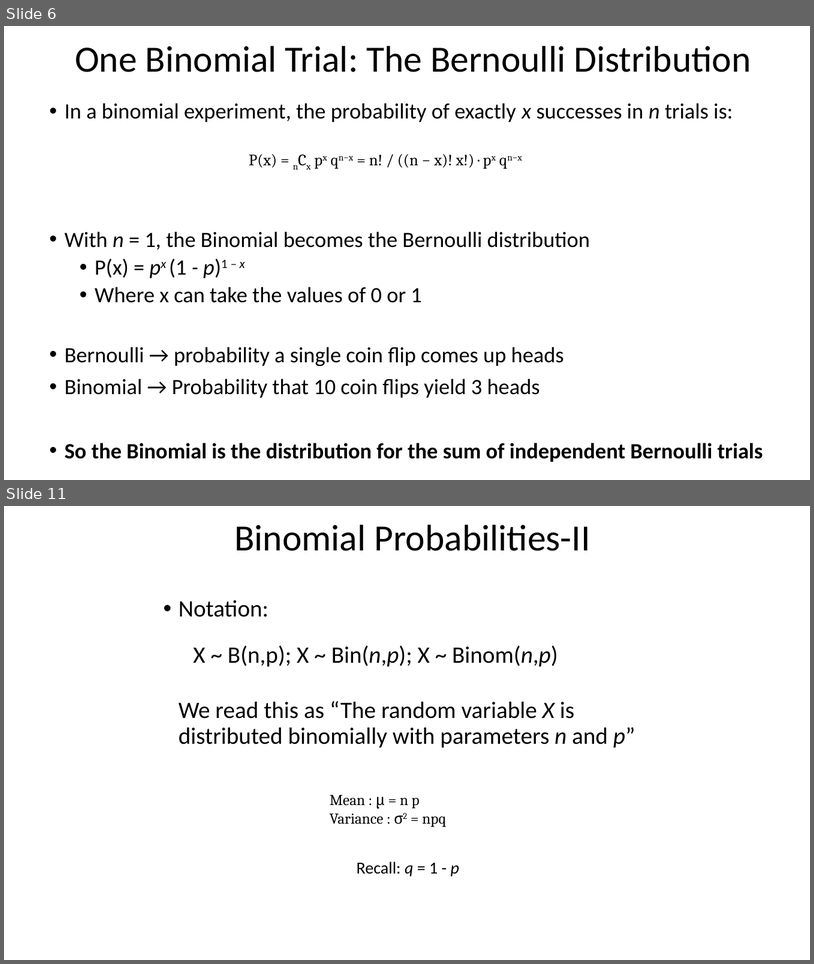
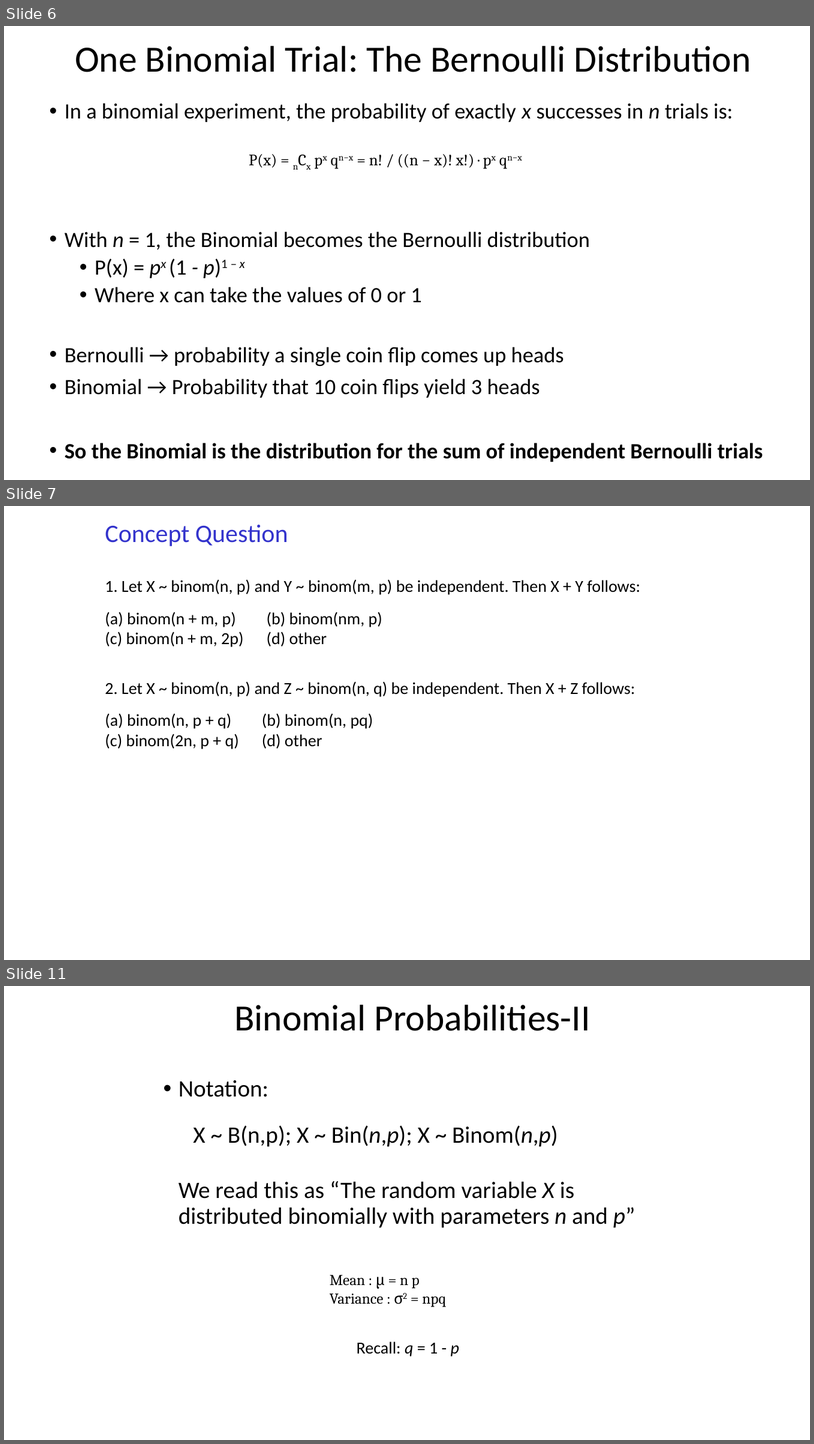
Before and after one commit to taaltree/FW536, a slide deck: Day1_Probability/FW536_Day1_Afternoon Distributions I_accessible.pptx. Shown one above the other, each under a label of ours: slides 6 and 11 before the commit, slides 6, 7 and 11 after it; the slides between them are not shown. The pictures are 814x964 and 814x1444 pixels, drawn with LibreOffice and Linux fonts; fonts in the diff are those of the drawing. Boxes give left, top, right and bottom in pixels: in the first picture for what was removed or moved away, otherwise in the second. Text is boxed around its words. In the diff, an @@ line names an element or a change of style, - is before the commit and + after.

```diff
--- a/Day1_Probability/FW536_Day1_Afternoon Distributions I_accessible.pptx
+++ b/Day1_Probability/FW536_Day1_Afternoon Distributions I_accessible.pptx
@@ slide 7 added at (x1=4, y1=506, x2=810, y2=960), background #FFFFFF @@
@@ text added at (x1=105, y1=525, x2=288, y2=546), 30 pt, text #3333CC @@
+Concept Question
@@ text added at (x1=105, y1=579, x2=641, y2=595), 20 pt, text #000000 @@
+1. Let X ~ binom(n, p) and Y ~ binom(m, p) be independent. Then X + Y follows:
@@ text added at (x1=105, y1=612, x2=327, y2=647), 20 pt, text #000000 @@
+(a) binom(n + m, p) (b) binom(nm, p)
+(c) binom(n + m, 2p) (d) other
@@ text added at (x1=105, y1=681, x2=636, y2=697), 20 pt, text #000000 @@
+2. Let X ~ binom(n, p) and Z ~ binom(n, q) be independent. Then X + Z follows:
@@ text added at (x1=105, y1=713, x2=374, y2=749), 20 pt, text #000000 @@
+(a) binom(n, p + q) (b) binom(n, pq)
+(c) binom(2n, p + q) (d) other
```
Also in this commit, not shown: 2 slides changed, 2 other slides added, 3 slides removed, 1 other file.
